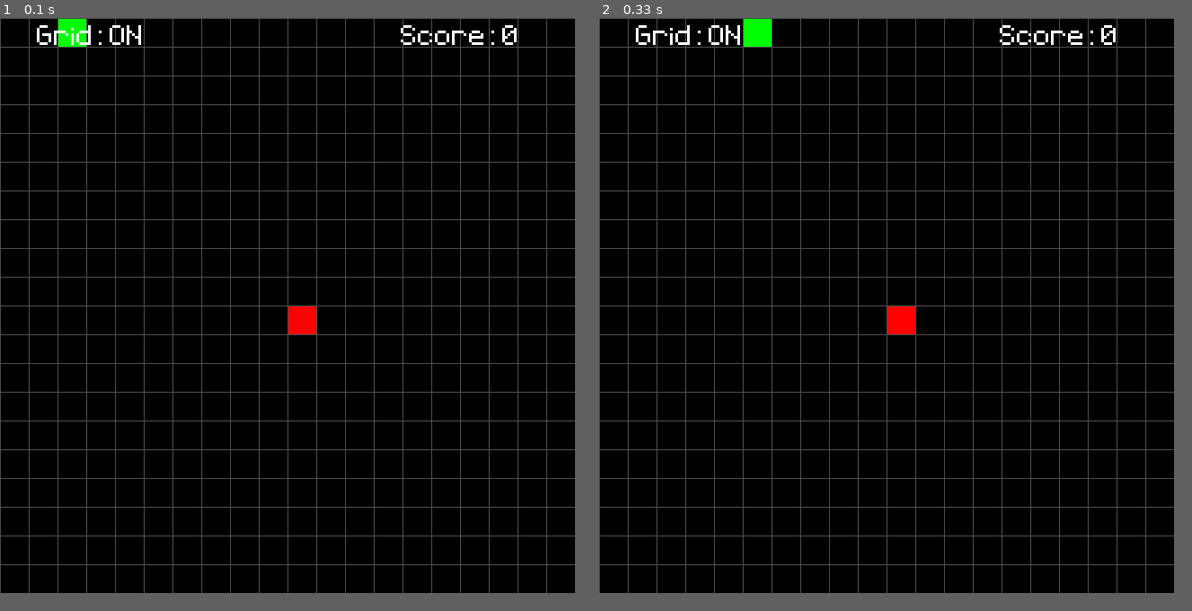
Above: before the commit, frames 1-2 (left to right).
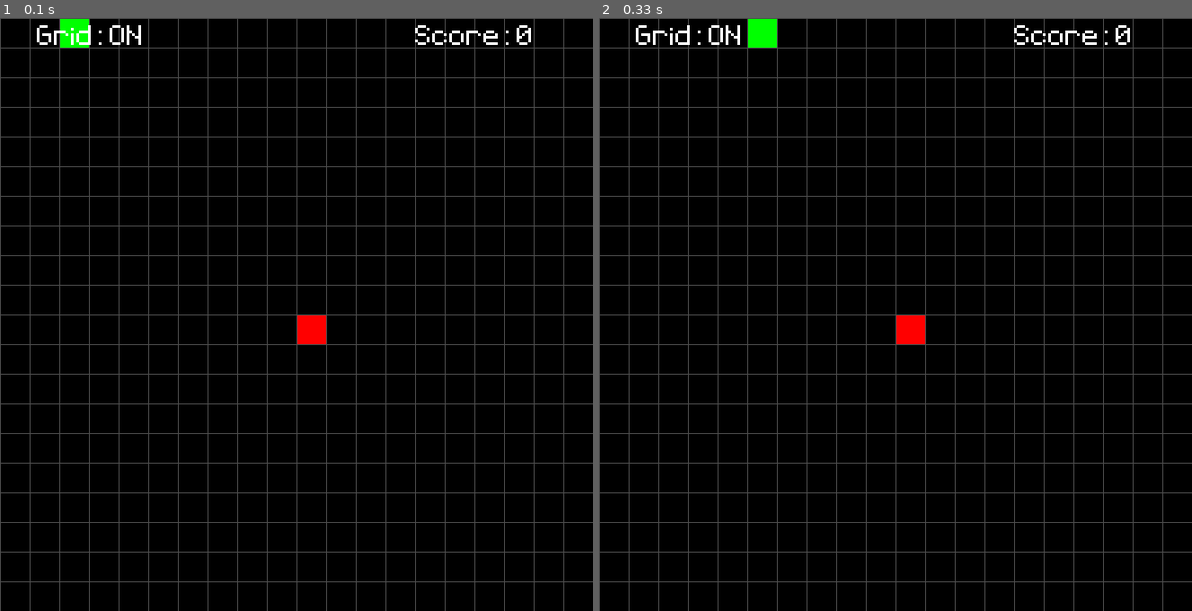
Above: after the commit, the same moments.

Repository: homczykk/Snake-using-pygame
Game: pygame game, started from game.py
Two runs of this game, one before a commit and one after it. Both use one fixed random seed, a clock stepped at 60 frames per second and the inputs below.
Inputs:
- Up to frame 1 (0.1 s): no input
- Up to frame 2 (0.33 s): no input
In our replay, the window is 640x640 before the commit and 660x660 after it. These sizes can differ from the game's own. Grey fills any space a smaller window leaves; there, only what the larger window draws over its background counts as a difference.

The runs differ from the first frame. In frame 1, 11% of the frame differs, in the area x 0-100%, y 0-100%; in frame 2, 11%.

Commit message:
Cleaning up.

Diff:
--- a/game.py
+++ b/game.py
@@ -2,16 +2,17 @@
 from sys import exit
 import random
 
-RESOLUTION = (32*20, 32*20)
+CELL_SIZE = 33
+RESOLUTION = (CELL_SIZE*20, CELL_SIZE*20)
 FRAMERATE = 15
 
 def draw_grid():
     if is_grid:
         for i in range(20):
-            pygame.draw.line(window, "gray30", (32*i, 0), (32*i, RESOLUTION[1]))
+            pygame.draw.line(window, "gray30", (CELL_SIZE*i, 0), (CELL_SIZE*i, RESOLUTION[1]))
 
         for i in range(20):
-            pygame.draw.line(window, "gray30", (0, 32*i), (RESOLUTION[1], 32*i))
+            pygame.draw.line(window, "gray30", (0, CELL_SIZE*i), (RESOLUTION[1], CELL_SIZE*i))
 
         grid_msg_surf = font.render(f"Grid: ON", False, "white")
     else:
@@ -25,15 +26,15 @@
 
     if keys[pygame.K_w]:
         snake_direction[0] = 0
-        snake_direction[1] = -32
+        snake_direction[1] = -CELL_SIZE
     if keys[pygame.K_a]:
-        snake_direction[0] = -32
+        snake_direction[0] = -CELL_SIZE
         snake_direction[1] = 0
     if keys[pygame.K_s]:
         snake_direction[0] = 0
-        snake_direction[1] = 32
+        snake_direction[1] = CELL_SIZE
     if keys[pygame.K_d]:
-        snake_direction[0] = 32
+        snake_direction[0] = CELL_SIZE
         snake_direction[1] = 0
 
     return snake_direction
@@ -50,8 +51,8 @@
 def snake_growth():
     score = 0
     if head_rect.colliderect(food_rect):
-        food_rect.x = random.randint(0, 19) * 32 + 1
-        food_rect.y = random.randint(0, 19) * 32 + 1
+        food_rect.x = random.randint(0, 19) * CELL_SIZE + 1
+        food_rect.y = random.randint(0, 19) * CELL_SIZE + 1
 
         segment_list.append(segment_surf.get_rect(topleft = (1,1)))
         score = 1
@@ -61,14 +62,14 @@
 
 def show_score():
     score_surf = font.render(f"Score: {score}", False, "white")
-    score_rect = score_surf.get_rect(midbottom = (32*16, 40))
+    score_rect = score_surf.get_rect(midbottom = (CELL_SIZE*16, 40))
     window.blit(score_surf, score_rect)
 
 def game_end():
-    if head_rect.centerx < 0 or head_rect.centerx > 32*20:
+    if head_rect.centerx < 0 or head_rect.centerx > CELL_SIZE*20:
         pygame.quit()
         exit()
-    if head_rect.centery < 0 or head_rect.centery > 32*20:
+    if head_rect.centery < 0 or head_rect.centery > CELL_SIZE*20:
         pygame.quit()
         exit()
 
@@ -84,16 +85,16 @@
 font = pygame.font.Font('font/Pixeltype.ttf', 50)
 score = 0
 
-head_surf = pygame.Surface((31,31))
-head_rect = head_surf.get_rect(topleft = (1,1))
+head_surf = pygame.Surface((CELL_SIZE, CELL_SIZE))
+head_rect = head_surf.get_rect(center = (17,17))
 head_surf.fill("green")
-snake_direction = [32, 0]
+snake_direction = [33, 0]
 
 food_surf = pygame.Surface((32,32))
-food_rect = food_surf.get_rect(topleft = (32*10+1,32*10+1))
+food_rect = food_surf.get_rect(topleft = (CELL_SIZE*10+1, CELL_SIZE*10+1))
 food_surf.fill("red")
 
-segment_surf = pygame.Surface((30,30))
+segment_surf = pygame.Surface((CELL_SIZE, CELL_SIZE))
 segment_surf.fill("green")
 segment_list = [head_rect]
 
